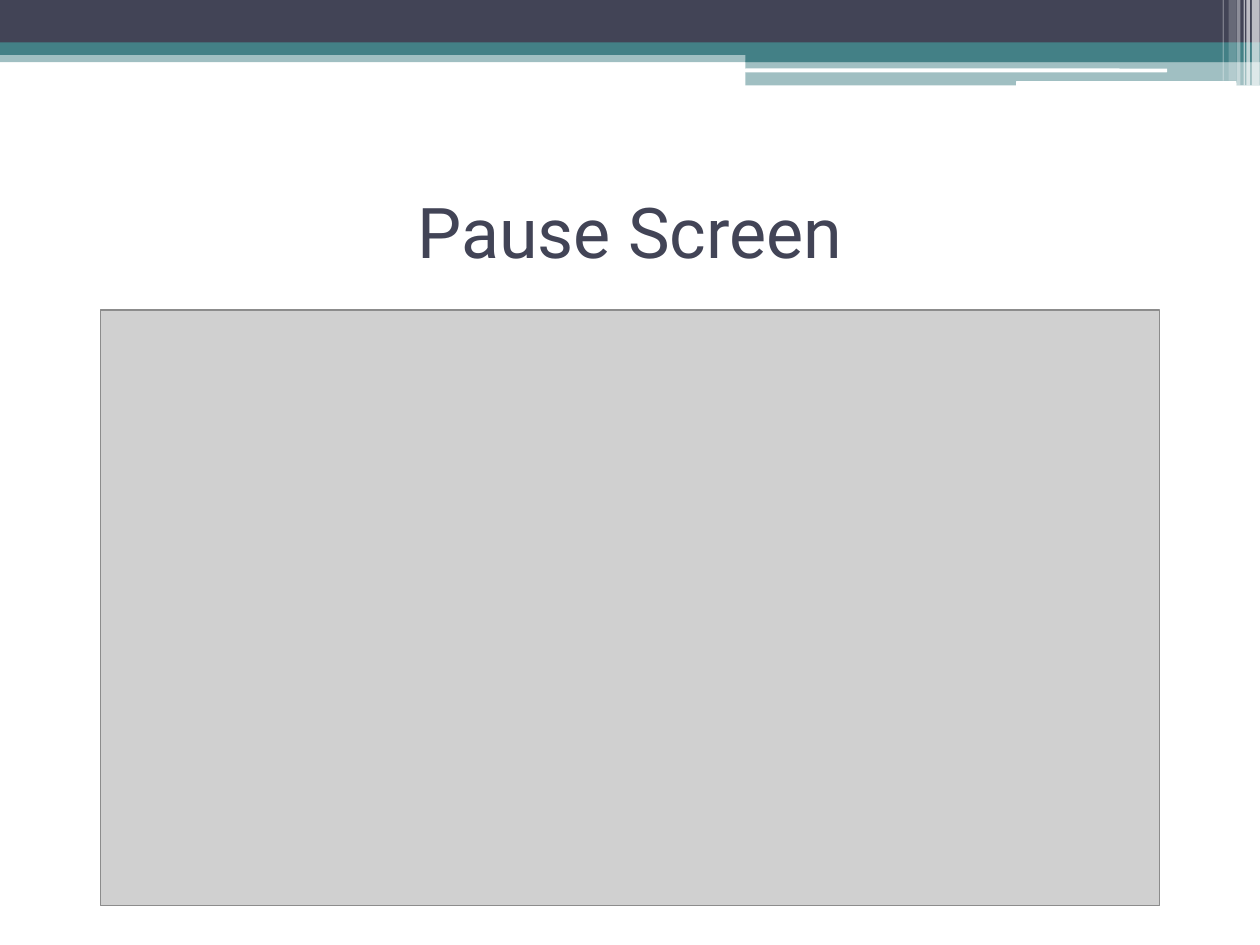
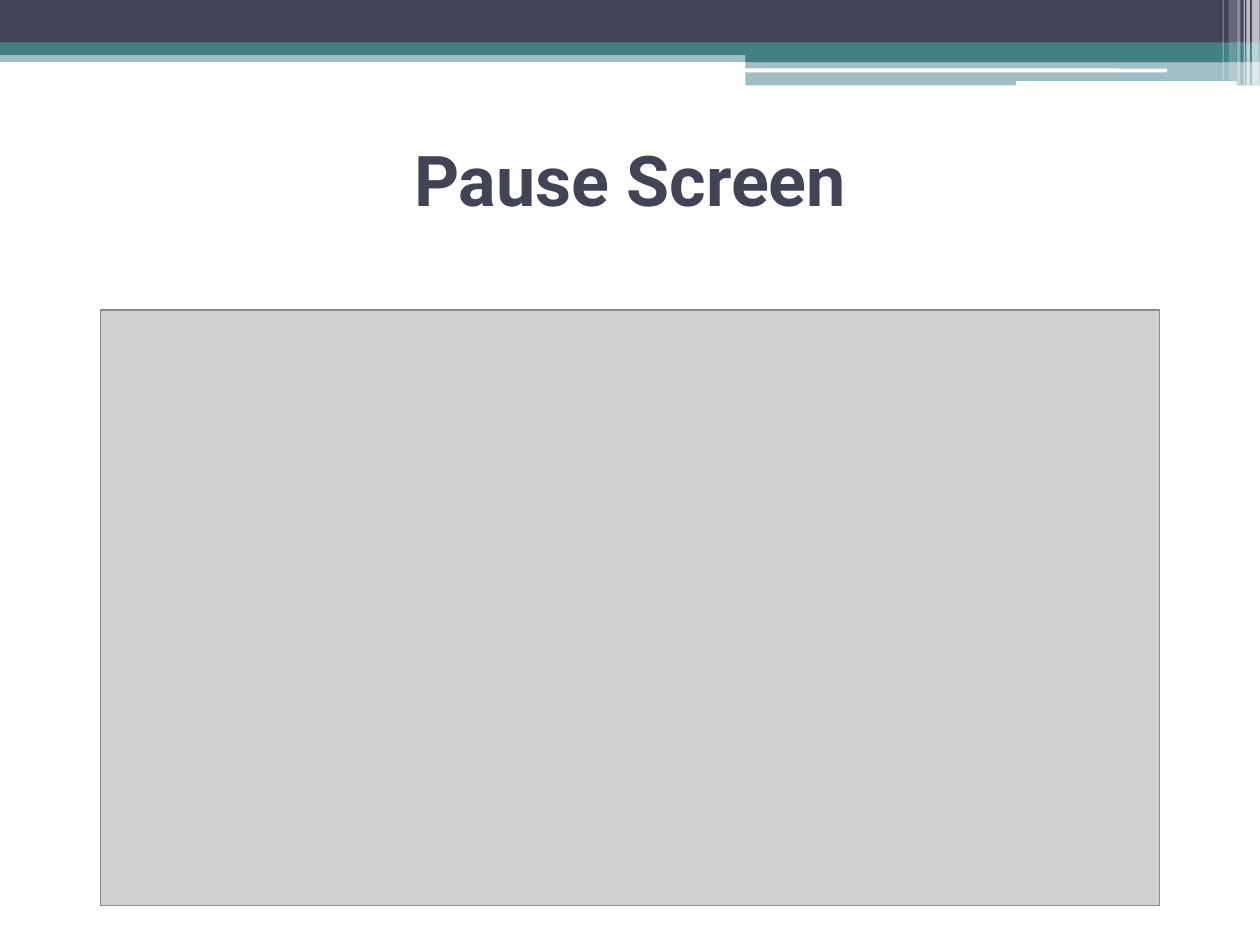
Before and after one commit to kubraguzel/CS319_Group_2M, a slide deck: slide 5 of CS319 Final Presentation.pptx (slide 6 before the commit). Drawn at 1260x945 pixels with LibreOffice and Linux fonts; fonts in the diff are those of the drawing; grey boxes stand for pictures. Boxes give left, top, right and bottom in pixels: in the first picture for what was removed or moved away, otherwise in the second. Text is boxed around its words. In the diff, an @@ line names an element or a change of style, - is before the commit and + after.

```diff
--- a/CS319 Final Presentation.pptx
+++ b/CS319 Final Presentation.pptx
@@ title "Pause Screen" moved from (x1=418, y1=207, x2=842, y2=259) to (x1=414, y1=155, x2=846, y2=207) @@
@@ title "Pause Screen" at (x1=414, y1=155, x2=846, y2=207): bold on @@
```
Also in this commit, not shown: 5 other slides changed, 2 slides removed.
